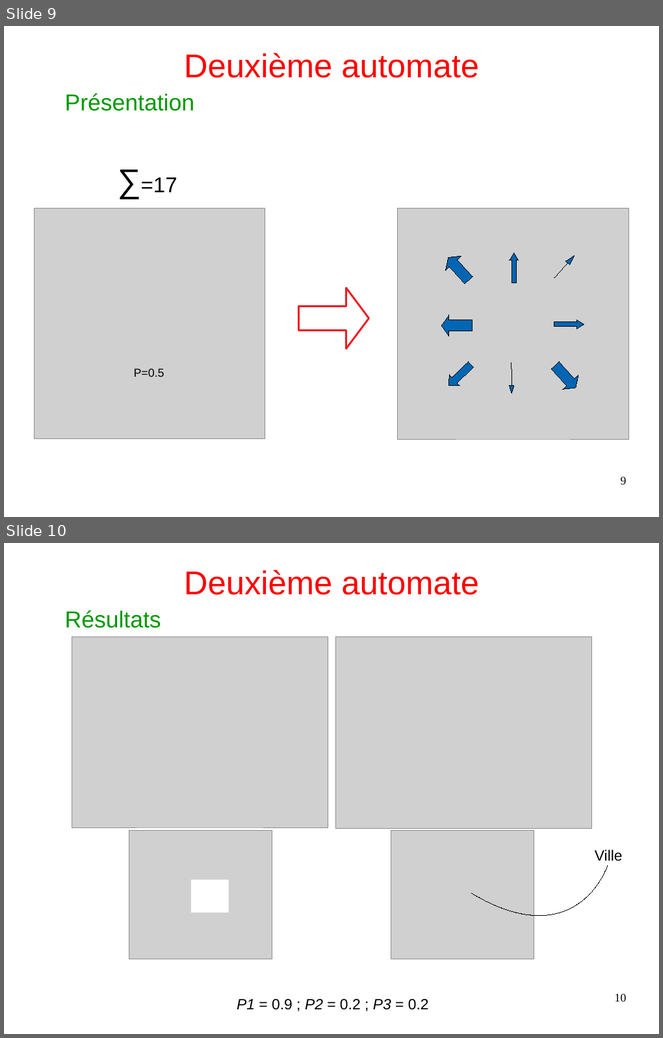
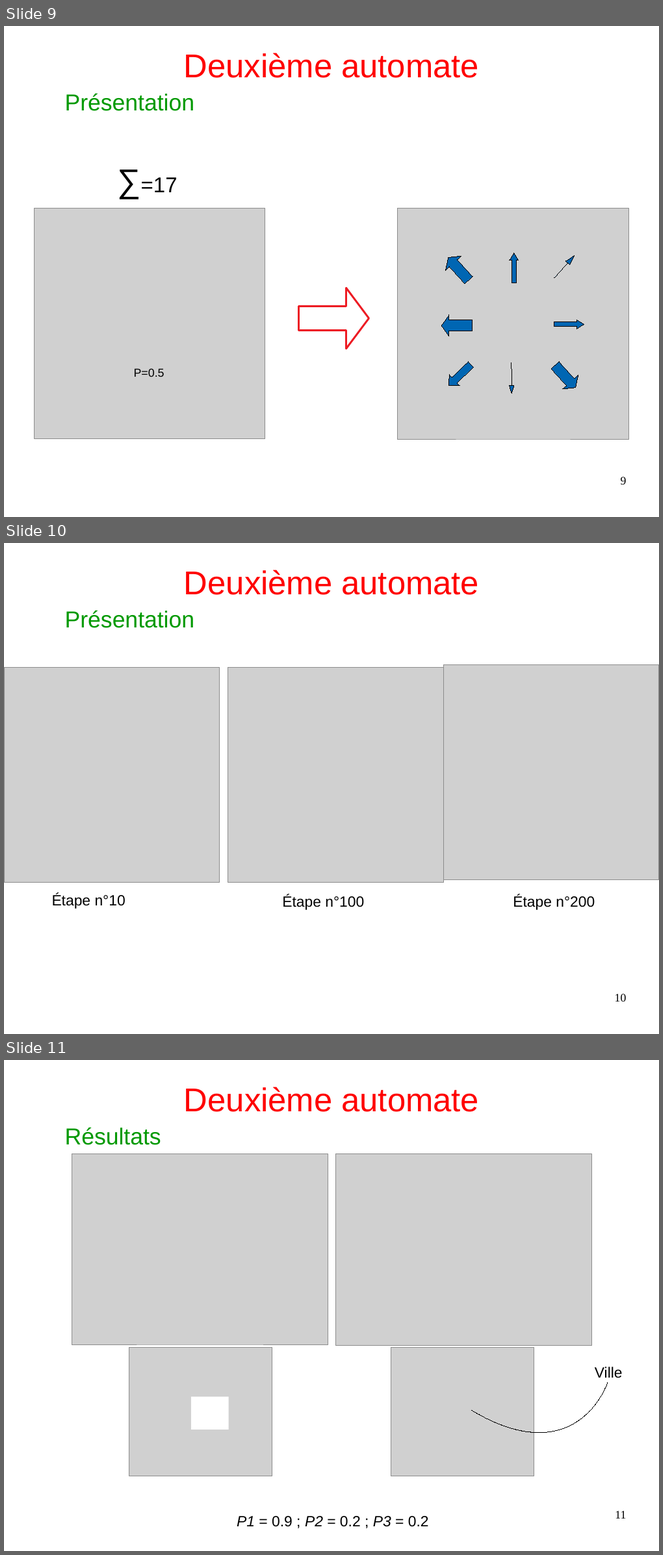
Before and after one commit to Arthurrre/TIPE_Automate, a slide deck: diapo/diapo_copie.odp. Shown one above the other, each under a label of ours: slides 9 and 10 before the commit, slides 9, 10 and 11 after it. The pictures are 663x1038 and 663x1555 pixels, drawn with LibreOffice and Linux fonts; fonts in the diff are those of the drawing; grey boxes stand for pictures. Boxes give left, top, right and bottom in pixels: in the first picture for what was removed or moved away, otherwise in the second. Text is boxed around its words. In the diff, an @@ line names an element or a change of style, - is before the commit and + after.

```diff
--- a/diapo/diapo_copie.odp
+++ b/diapo/diapo_copie.odp
@@ slide 10 added at <box>4,543,659,1034</box>, background #FFFFFF @@
@@ title added at <box>184,570,479,595</box>, 40 pt, text #FF0000 @@
+Deuxième automate
@@ text added at <box>65,610,194,628</box>, 28 pt, text #009900 @@
+Présentation
@@ group added at <box>4,665,659,910</box>: 3 pictures, 3 texts @@
+Étape n°10
+Étape n°100
+Étape n°200
@@ page number added at <box>615,994,627,1002</box>, 14 pt, text #000000 @@
+10
@@ what was slide 10 is now slide 11 @@
@@ page number at <box>615,1511,626,1519</box>: text changed @@
-10
+11
```
Also in this commit, not shown: 4 slides changed, 1 other slide added, 1 slide removed, 4 other files.
